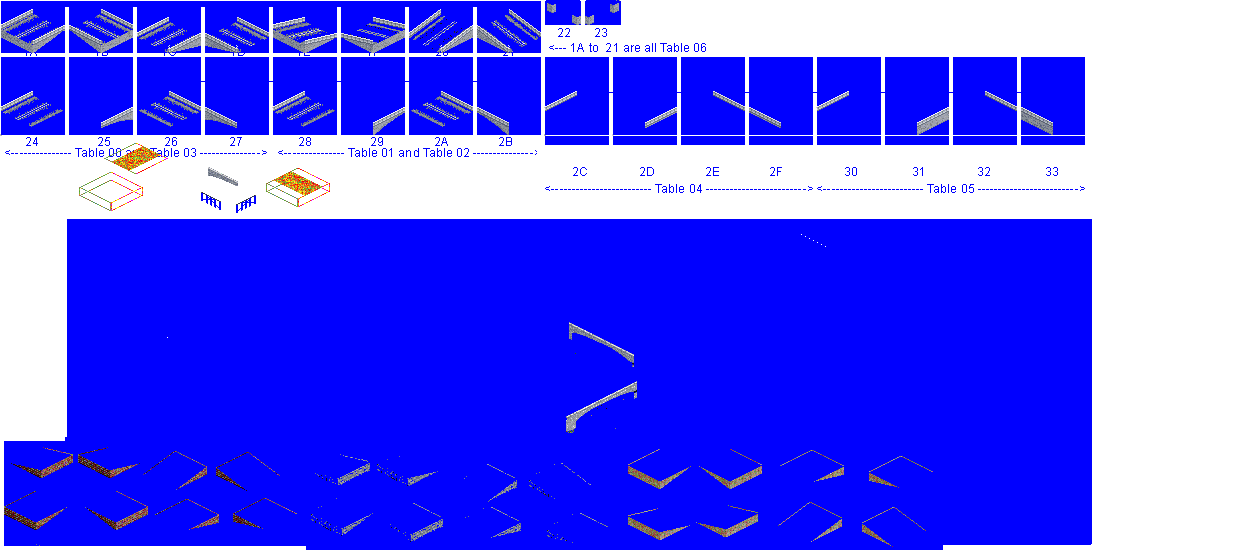
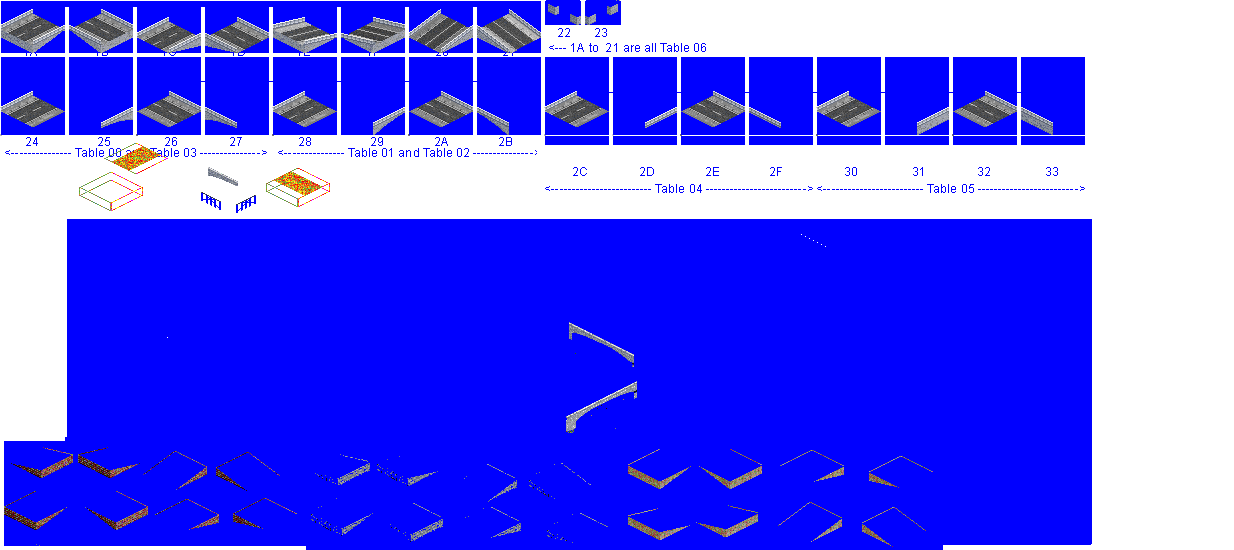
Two versions of the same layered image (1234x550). Layer-by-layer changes:
showed "roadbase wide" over [1,14,1017,136]
painted on "conc copy" over [547,3,619,25]
